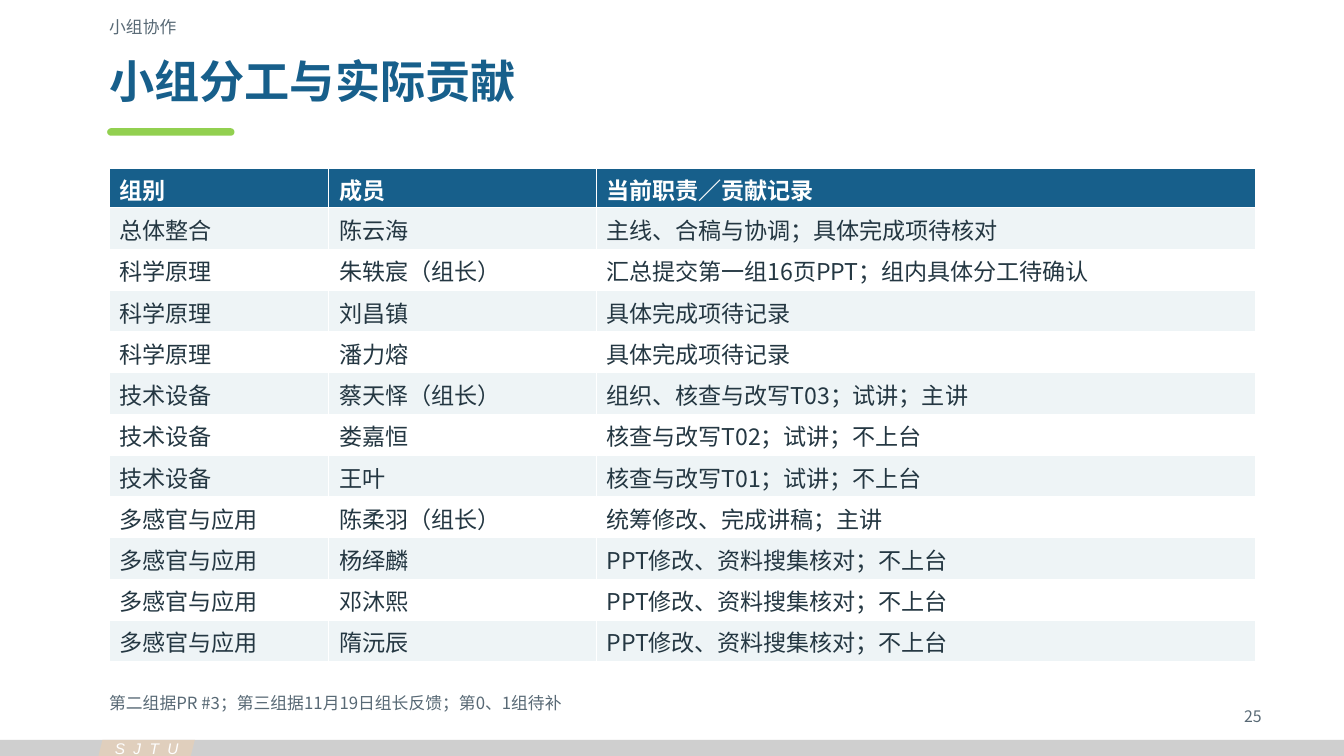
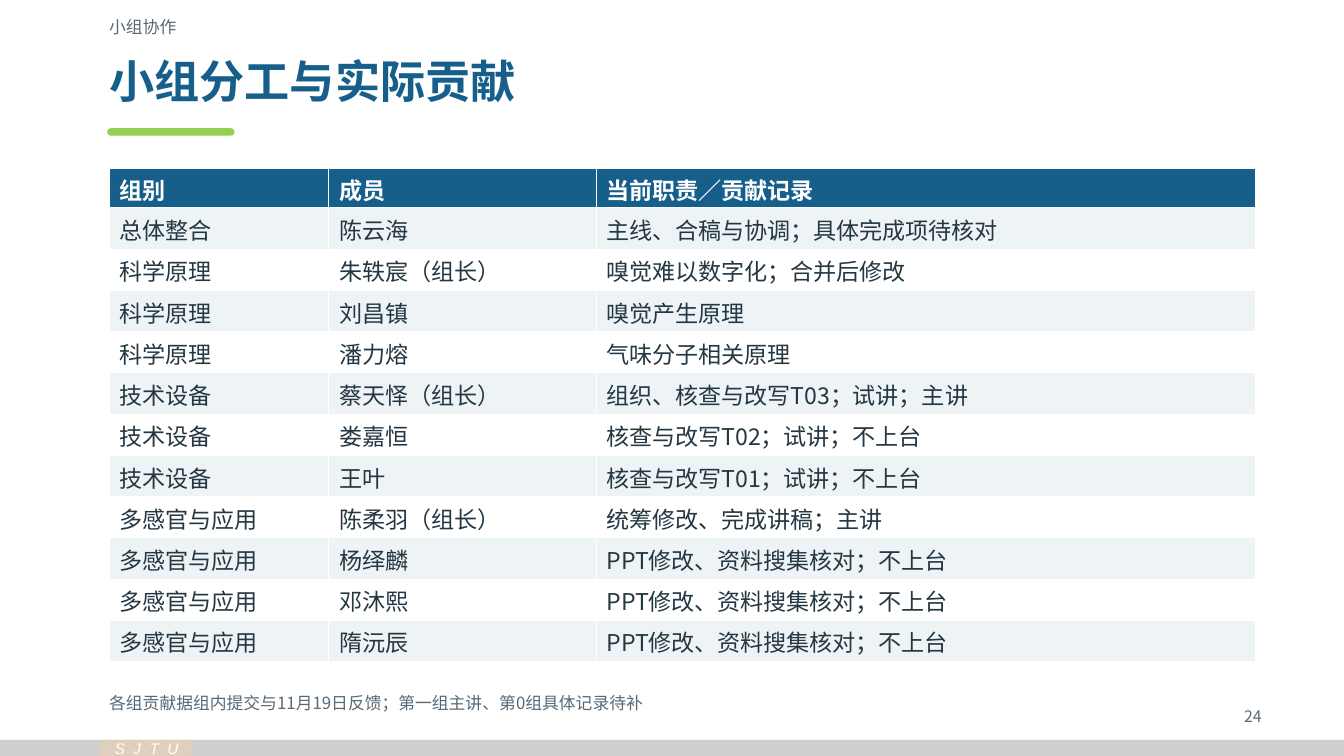
Before and after one commit to Cyh29hao/sjtu-olfaction-vr-2026, a slide deck: slide 24 of release/v3/olfaction-vr-v3.pptx (slide 25 before the commit). Drawn at 1344x756 pixels with LibreOffice and Linux fonts; fonts in the diff are those of the drawing. Boxes give left, top, right and bottom in pixels: in the first picture for what was removed or moved away, otherwise in the second. Text is boxed around its words. In the diff, an @@ line names an element or a change of style, - is before the commit and + after.

```diff
--- a/release/v3/olfaction-vr-v3.pptx
+++ b/release/v3/olfaction-vr-v3.pptx
@@ table at [109,168,1255,662] @@
-row 3, column 3: 汇总提交第一组16页PPT；组内具体分工待确认
+row 3, column 3: 嗅觉难以数字化；合并后修改
-row 4, column 3: 具体完成项待记录
+row 4, column 3: 嗅觉产生原理
-row 5, column 3: 具体完成项待记录
+row 5, column 3: 气味分子相关原理
@@ text at [109,695,643,712]: text changed @@
-第二组据PR #3；第三组据11月19日组长反馈；第0、1组待补
+各组贡献据组内提交与11月19日反馈；第一组主讲、第0组具体记录待补
@@ text at [1244,710,1262,722]: text changed @@
-25
+24
```
Also in this commit, not shown: 11 other slides changed, 1 slide added, 1 slide removed, 33 other files.
